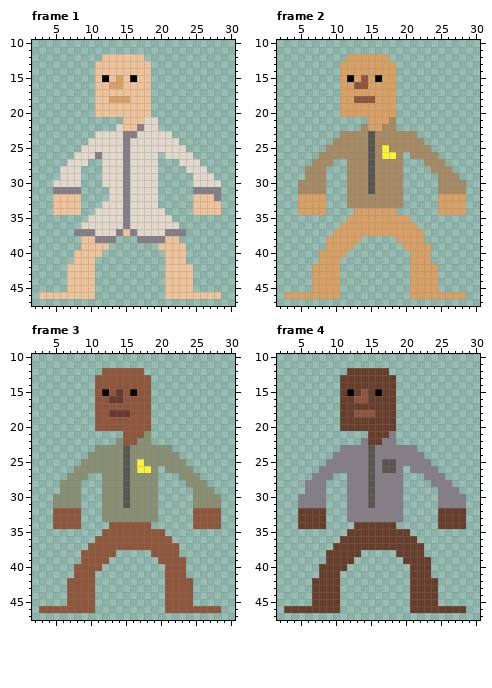
Two states of a pixel-art file, assets/art/humans_slim.aseprite. That is the earlier state.
32x48 pixels, 10 frames. Shown: frame 1: x 2..30, y 10..47; frame 2: x 2..30, y 10..47; frame 3: x 2..30, y 10..47; frame 4: x 2..30, y 10..47. The commit also changed other frames, which this record leaves out.
Now the later version:
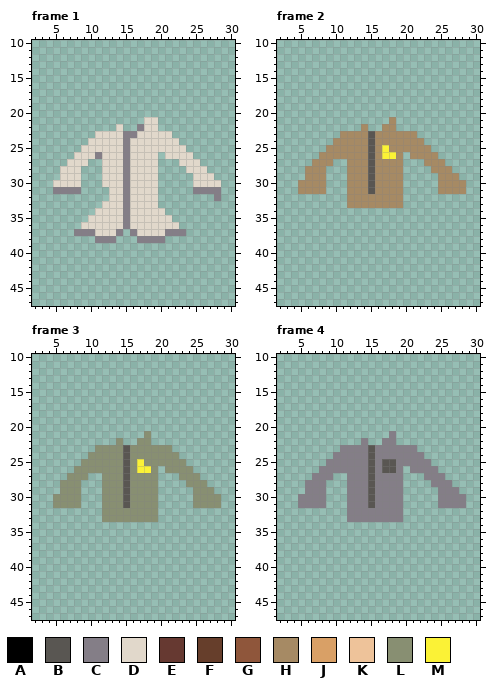
Palette (. is transparent): A #000000  B #595652  C #847e87  D #e1d8cb  E #663931  F #663e2b  G #8f563b  H #a68a64  J #d9a066  K #eec39a  L #888f72  M #fbf236
Changes in this commit:
layer "Body" now hidden
Frame 1:
y 12: x 12..17 KKKKKK -> ......
y 13..14: x 11..18 KKKKKKKK -> ........
y 15: x 11..18 KAKJKAKK -> ........
y 16: x 11..18 KKJJKKKK -> ........
y 17: x 11..18 KKKKKKKK -> ........
y 18: x 11..18 KKJJJKKK -> ........
y 19..20: x 11..18 KKKKKKKK -> ........
y 21: x 15..17 KKK -> ...
y 22: x 15..16 KK -> ..
y 32: x 5..8 KKKK -> ....; x 25..27 KKK -> ...
y 33..34: x 5..8 KKKK -> ....; x 25..28 KKKK -> ....
y 37: x 15 K -> .
y 38: x 9..10 KK -> ..; x 21..22 KK -> ..
y 39: x 9..12 KKKK -> ....; x 20..23 KKKK -> ....
y 40: x 8..11 KKKK -> ....; x 21..23 KKK -> ...
y 41: x 8..10 KKK -> ...; x 21..23 KKK -> ...
y 42..45: x 7..10 KKKK -> ....; x 21..24 KKKK -> ....
y 46: x 3..10 KKKKKKKK -> ........; x 21..28 KKKKKKKK -> ........
Frame 2:
y 12: x 12..17 JJJJJJ -> ......
y 13..14: x 11..18 JJJJJJJJ -> ........
y 15: x 11..18 JAJGJAJJ -> ........
y 16: x 11..18 JJGGJJJJ -> ........
y 17: x 11..18 JJJJJJJJ -> ........
y 18: x 11..18 JJGGGJJJ -> ........
y 19..20: x 11..18 JJJJJJJJ -> ........
y 21: x 15..17 JJJ -> ...
y 22: x 15..16 JJ -> ..
y 32..33: x 5..8 JJJJ -> ....; x 25..28 JJJJ -> ....
y 34: x 5..8 JJJJ -> ....; x 13..18 JJJJJJ -> ......; x 25..28 JJJJ -> ....
y 35: x 12..20 JJJJJJJJJ -> .........
y 36: x 11..21 JJJJJJJJJJJ -> ...........
y 37: x 10..22 JJJJJJJJJJJJJ -> .............
y 38: x 9..13 JJJJJ -> .....; x 19..22 JJJJ -> ....
y 39: x 9..12 JJJJ -> ....; x 20..23 JJJJ -> ....
y 40: x 8..11 JJJJ -> ....; x 21..23 JJJ -> ...
y 41: x 8..10 JJJ -> ...; x 21..23 JJJ -> ...
y 42..45: x 7..10 JJJJ -> ....; x 21..24 JJJJ -> ....
y 46: x 3..10 JJJJJJJJ -> ........; x 21..28 JJJJJJJJ -> ........
Frame 3:
y 12: x 12..17 GGGGGG -> ......
y 13..14: x 11..18 GGGGGGGG -> ........
y 15: x 11..18 GAGEGAGG -> ........
y 16: x 11..18 GGEEGGGG -> ........
y 17: x 11..18 GGGGGGGG -> ........
y 18: x 11..18 GGEEEGGG -> ........
y 19..20: x 11..18 GGGGGGGG -> ........
y 21: x 15..17 GGG -> ...
y 22: x 15..16 GG -> ..
y 32..33: x 5..8 GGGG -> ....; x 25..28 GGGG -> ....
y 34: x 5..8 GGGG -> ....; x 13..18 GGGGGG -> ......; x 25..28 GGGG -> ....
y 35: x 12..20 GGGGGGGGG -> .........
y 36: x 11..21 GGGGGGGGGGG -> ...........
y 37: x 10..22 GGGGGGGGGGGGG -> .............
y 38: x 9..13 GGGGG -> .....; x 19..22 GGGG -> ....
y 39: x 9..12 GGGG -> ....; x 20..23 GGGG -> ....
y 40: x 8..11 GGGG -> ....; x 21..23 GGG -> ...
y 41: x 8..10 GGG -> ...; x 21..23 GGG -> ...
y 42..45: x 7..10 GGGG -> ....; x 21..24 GGGG -> ....
y 46: x 3..10 GGGGGGGG -> ........; x 21..28 GGGGGGGG -> ........
Frame 4:
y 12: x 12..17 FFFFFF -> ......
y 13..14: x 11..18 FFFFFFFF -> ........
y 15: x 11..18 FAFGFAFF -> ........
y 16: x 11..18 FFGGFFFF -> ........
y 17: x 11..18 FFFFFFFF -> ........
y 18: x 11..18 FFGGGFFF -> ........
y 19..20: x 11..18 FFFFFFFF -> ........
y 21: x 15..17 FFF -> ...
y 22: x 15..16 FF -> ..
y 32..33: x 5..8 FFFF -> ....; x 25..28 FFFF -> ....
y 34: x 5..8 FFFF -> ....; x 13..18 FFFFFF -> ......; x 25..28 FFFF -> ....
y 35: x 12..20 FFFFFFFFF -> .........
y 36: x 11..21 FFFFFFFFFFF -> ...........
y 37: x 10..22 FFFFFFFFFFFFF -> .............
y 38: x 9..13 FFFFF -> .....; x 19..22 FFFF -> ....
y 39: x 9..12 FFFF -> ....; x 20..23 FFFF -> ....
y 40: x 8..11 FFFF -> ....; x 21..23 FFF -> ...
y 41: x 8..10 FFF -> ...; x 21..23 FFF -> ...
y 42..45: x 7..10 FFFF -> ....; x 21..24 FFFF -> ....
y 46: x 3..10 FFFFFFFF -> ........; x 21..28 FFFFFFFF -> ........
